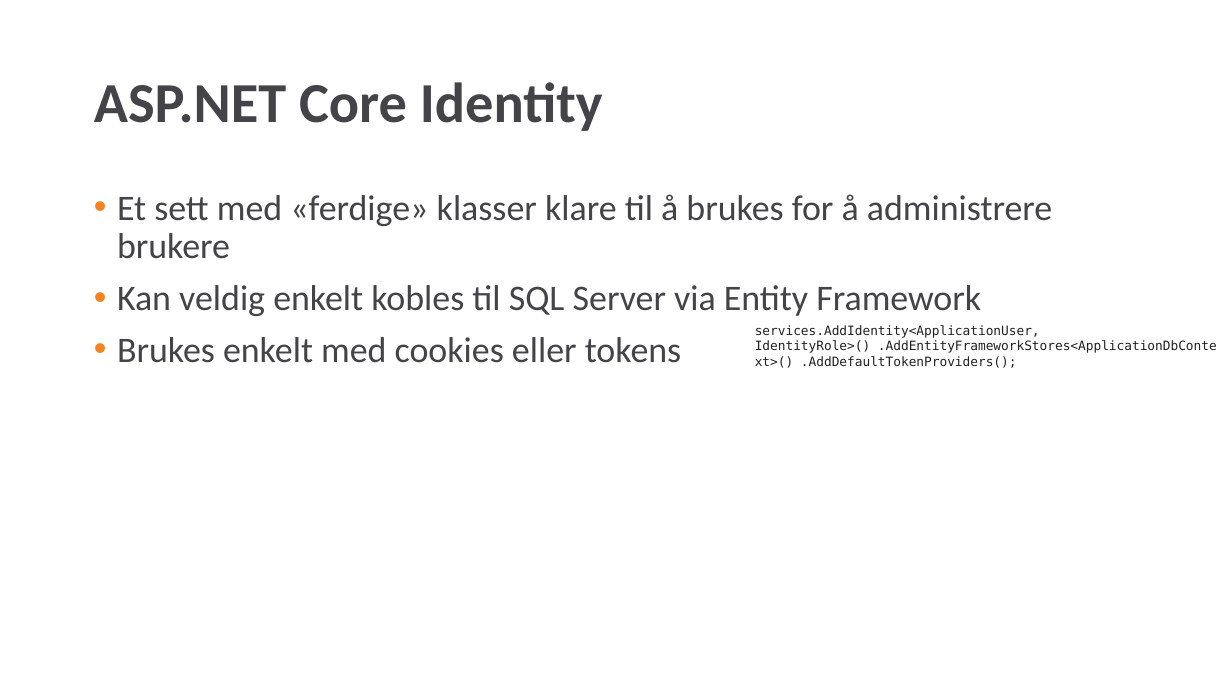
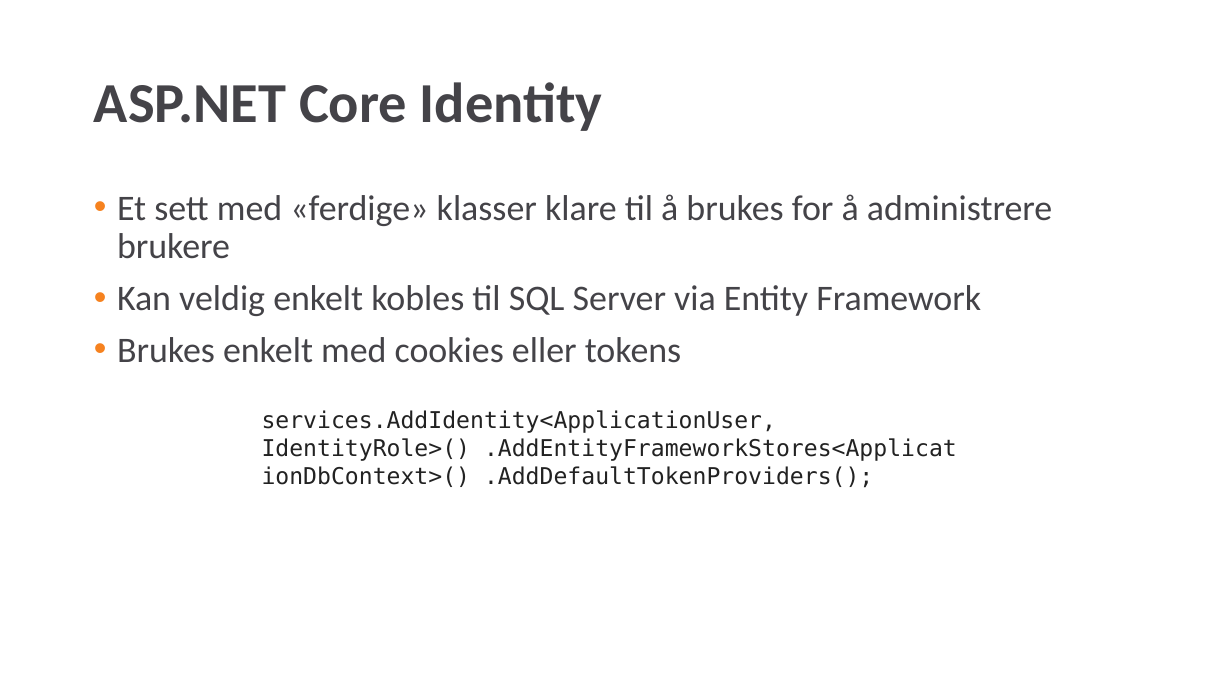
Before and after one commit to emedbo/fagkveld-idsvr4, a slide deck: slide 4 of Ppt/IdentityServer fagkveld.pptx (slide 3 before the commit). Drawn at 1232x693 pixels with LibreOffice and Linux fonts; fonts in the diff are those of the drawing; background and template pictures are left out. Boxes give left, top, right and bottom in pixels: in the first picture for what was removed or moved away, otherwise in the second. Text is boxed around its words. In the diff, an @@ line names an element or a change of style, - is before the commit and + after.

```diff
--- a/Ppt/IdentityServer fagkveld.pptx
+++ b/Ppt/IdentityServer fagkveld.pptx
@@ text "services.AddIdentity<ApplicationUser, IdentityRole>() .AddEn ...": place and size @@
-text "services.AddIdentity<ApplicationUser, IdentityRole>() .AddEn ..." at bbox=[755, 325, 1217, 368]
+text "services.AddIdentity<ApplicationUser, IdentityRole>() .AddEn ..." at bbox=[262, 410, 957, 488]
@@ text "services.AddIdentity<ApplicationUser, IdentityRole>() .AddEn ..." at bbox=[262, 410, 957, 488]: size 10 to 18 pt @@
```
Also in this commit, not shown: 2 other slides changed, 2 other files.
